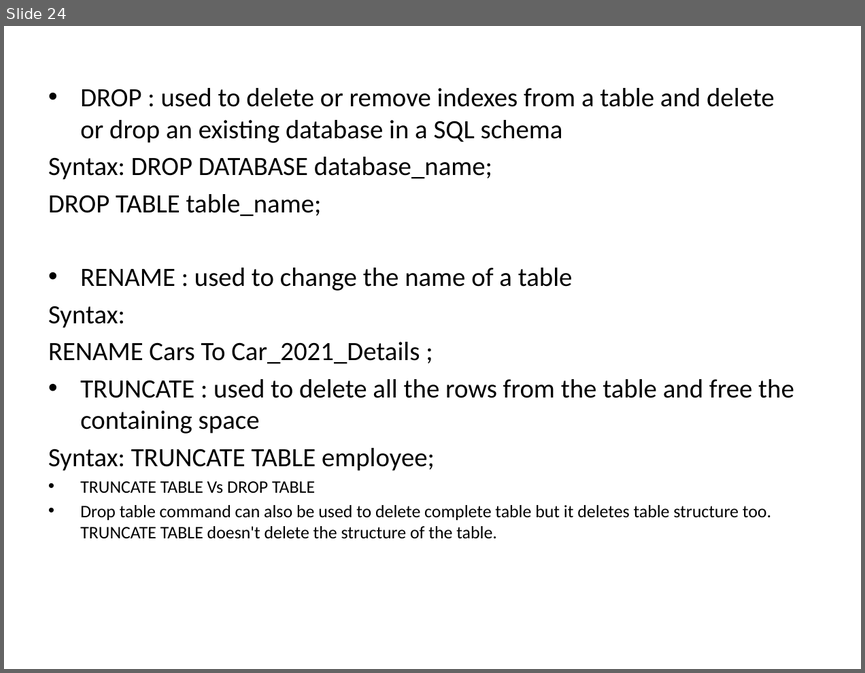
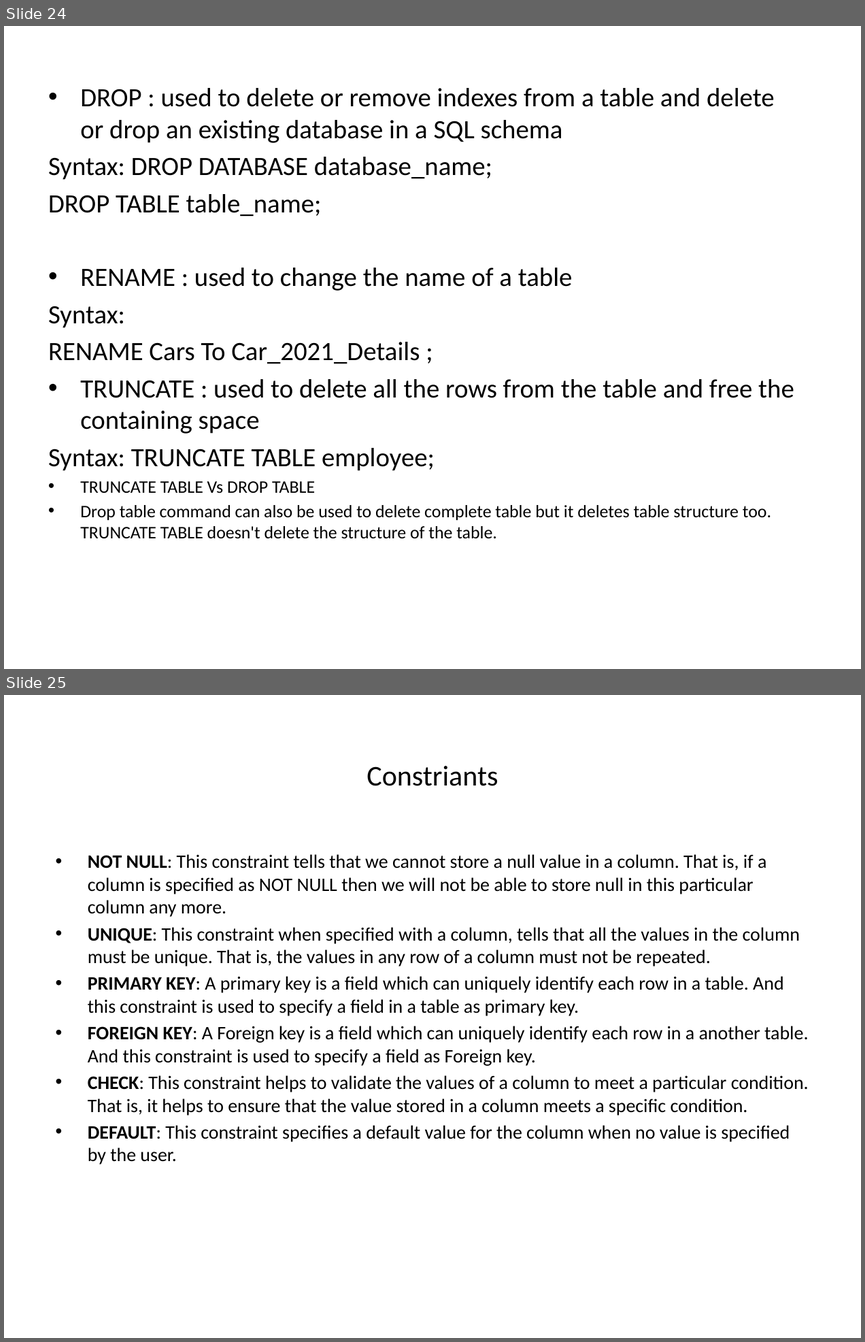
Before and after one commit to goudp4959/Oracle, a slide deck: SQL-latest (1) (4).pptx. Shown one above the other, each under a label of ours: slide 24 before the commit, slides 24 and 25 after it. The pictures are 865x673 and 865x1342 pixels, drawn with LibreOffice and Linux fonts; fonts in the diff are those of the drawing. Boxes give left, top, right and bottom in pixels: in the first picture for what was removed or moved away, otherwise in the second. Text is boxed around its words. In the diff, an @@ line names an element or a change of style, - is before the commit and + after.

```diff
--- a/SQL-latest (1) (4).pptx
+++ b/SQL-latest (1) (4).pptx
@@ slide 25 added at <box>4,695,861,1338</box>, background #FFFFFF @@
@@ title added at <box>366,766,498,786</box>, 24 pt, text #000000 @@
+Constriants
@@ text added at <box>88,854,808,1164</box>, 16 pt, text #000000 @@
+• NOT NULL: This constraint tells that we cannot store a null value in a column. That is, if a column is specified as NOT NULL then we will not be able to store null in this particular column any more.
+• UNIQUE: This constraint when specified with a column, tells that all the values in the column must be unique. That is, the values in any row of a column must not be repeated.
+• PRIMARY KEY: A primary key is a field which can uniquely identify each row in a table. And this constraint is used to specify a field in a table as primary key.
+• FOREIGN KEY: A Foreign key is a field which can uniquely identify each row in a another table. And this constraint is used to specify a field as Foreign key.
+• CHECK: This constraint helps to validate the values of a column to meet a particular condition. That is, it helps to ensure that the value stored in a column meets a specific condition.
+• DEFAULT: This constraint specifies a default value for the column when no value is specified by the user.
```
Also in this commit, not shown: 1 slide changed, 17 other slides added.
